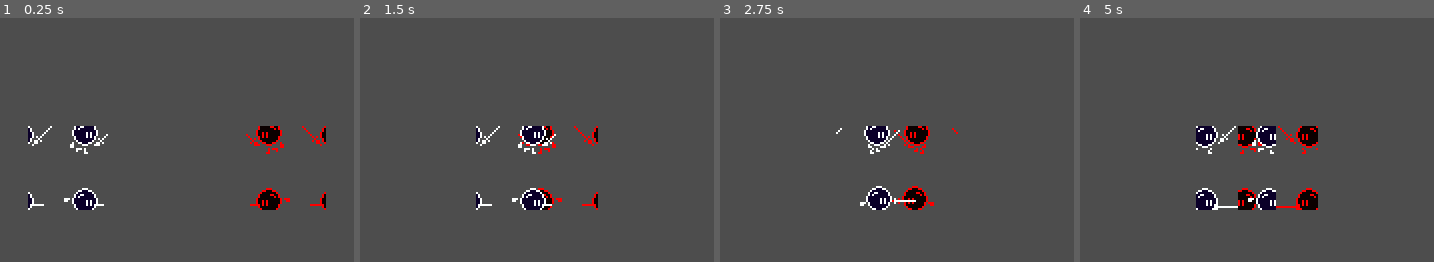
Above: before the commit, frames 1-4 (left to right).
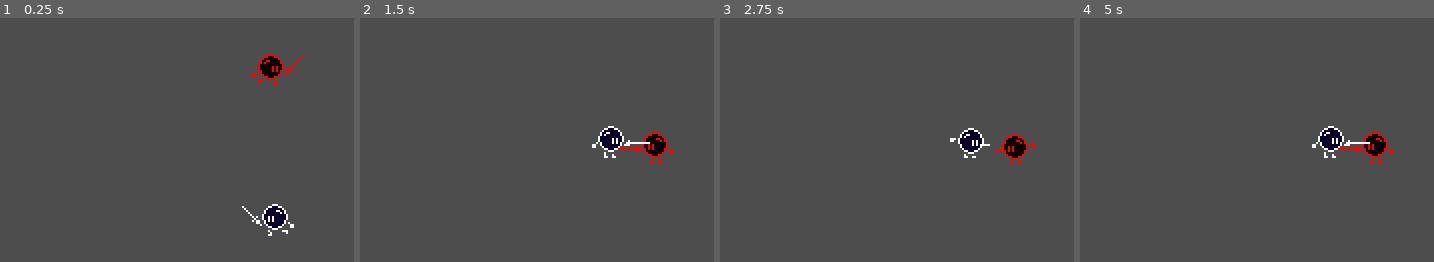
Above: after the commit, the same moments.

Repository: haztro/bubble-game
Game: Godot game, scene res://world/world.tscn
The game is run twice, just before and just after one commit, with the same random seed, the same clock (stepped at 60 frames per second) and the same inputs. This scene is started directly instead of the project's main scene.
Inputs:
- Up to frame 1 (0.25 s): no input
- Up to frame 2 (1.5 s): no input
- Up to frame 3 (2.75 s): no input
- Up to frame 4 (5 s): no input

The runs differ from the first frame. In frame 1, 4.1% of the frame differs, in the area x 7-93%, y 14-90%; in frame 2, 3.5%; in frame 3, 3.6%; in frame 4, 5.3%, in the area x 32-89%, y 44-79%.

Commit message:
attack position

Diff:
--- a/game.gd
+++ b/game.gd
@@ -3,7 +3,8 @@
 
 const ACCELERATION: float = 0.5
 const FRICTION: float = 0.2
-const ATTACK_RADIUS_SQR: float = 800
+const ATTACK_DISTANCE: float = 15
+const ATTACK_RADIUS_SQR: float = 20
 
 var bubbles = {}
 var bubble_id: int = 0
--- a/units/bubble.gd
+++ b/units/bubble.gd
@@ -11,6 +11,7 @@
 
 var velocity: Vector2 = Vector2.ZERO
 var target = null
+var destination: Vector2 = Vector2.ZERO
 var direction: Vector2 = Vector2.ZERO
 var bubble_id: int = 0
 
@@ -31,9 +32,10 @@
 
 func _physics_process(delta):
 	if target != null:
-		print(_fsm._state_name)
 		if _fsm._state_name == "StateMove":
-			direction = position.direction_to(target.position)
+			destination = target.position
+			destination.x += Game.ATTACK_DISTANCE * (-1 if position.x < target.position.x else 1)
+			direction = position.direction_to(destination)
 			velocity = velocity.lerp(direction * speed, Game.ACCELERATION)
 			if direction.x < 0:
 				_sprite.set_flip_h(1)
--- a/units/bubble_small.tscn
+++ b/units/bubble_small.tscn
@@ -53,15 +53,38 @@
 "values": [4, 5, 6, 7, 8, 9]
 }
 
+[sub_resource type="Animation" id="Animation_yxu44"]
+resource_name = "attack"
+length = 0.7
+loop_mode = 1
+step = 0.1
+tracks/0/type = "value"
+tracks/0/imported = false
+tracks/0/enabled = true
+tracks/0/path = NodePath("Sprite2D:frame")
+tracks/0/interp = 1
+tracks/0/loop_wrap = true
+tracks/0/keys = {
+"times": PackedFloat32Array(0, 0.1, 0.2, 0.3, 0.4, 0.5, 0.6),
+"transitions": PackedFloat32Array(1, 1, 1, 1, 1, 1, 1),
+"update": 1,
+"values": [10, 11, 12, 13, 14, 15, 16]
+}
+
 [sub_resource type="AnimationLibrary" id="AnimationLibrary_prx6b"]
 _data = {
 "RESET": SubResource("Animation_f6xdl"),
+"attack": SubResource("Animation_yxu44"),
 "idle": SubResource("Animation_dw5sw"),
 "walk": SubResource("Animation_yx3qf")
 }
 
 [node name="bubble" instance=ExtResource("1_dtwh8")]
 
+[node name="Sprite2D" parent="." index="0"]
+hframes = 5
+vframes = 4
+
 [node name="AnimationPlayer" parent="." index="2"]
 libraries = {
 "": SubResource("AnimationLibrary_prx6b")
--- a/units/states/state_attack.gd
+++ b/units/states/state_attack.gd
@@ -9,14 +9,13 @@
 	pass
 
 func enter_state():
-	pass
+	_entity.anim_player.play("attack")
+	_entity._sprite.set_flip_h(1 if _entity.position < _entity.destination else 0)
 
 
 func process(delta):
 	if _entity.target != null:
-		pass
-		if _entity.position.distance_squared_to(_entity.target.position) > Game.ATTACK_RADIUS_SQR:
-			print("TOO FAR")
+		if _entity.position.distance_squared_to(_entity.destination) > Game.ATTACK_RADIUS_SQR:
 			_fsm.set_state(move_state.name)
 	else:
 		_fsm.set_state(search_state.name)
--- a/units/states/state_move.gd
+++ b/units/states/state_move.gd
@@ -10,8 +10,7 @@
 
 func process(delta):
 	if _entity.target != null:
-		if _entity.position.distance_squared_to(_entity.target.position) <= Game.ATTACK_RADIUS_SQR:
-			print("START ATTACKING")
+		if _entity.position.distance_squared_to(_entity.destination) <= Game.ATTACK_RADIUS_SQR:
 			_fsm.set_state(attack_state.name)
 	else:
 		_fsm.set_state(search_state.name)
--- a/world/world.tscn
+++ b/world/world.tscn
@@ -7,11 +7,11 @@
 script = ExtResource("1_k30sl")
 
 [node name="bubble5" parent="." groups=["enemy"] instance=ExtResource("2_x5ge1")]
-position = Vector2(230, 118)
+position = Vector2(214, 57)
 is_enemy = true
 
 [node name="bubble" parent="." groups=["human"] instance=ExtResource("2_x5ge1")]
-position = Vector2(99, 118)
+position = Vector2(211, 154)
 
 [node name="Camera2D" type="Camera2D" parent="."]
 position = Vector2(287, 160)
Not shown: 1 places in units/bubble_small.tscn that only renumber resources
